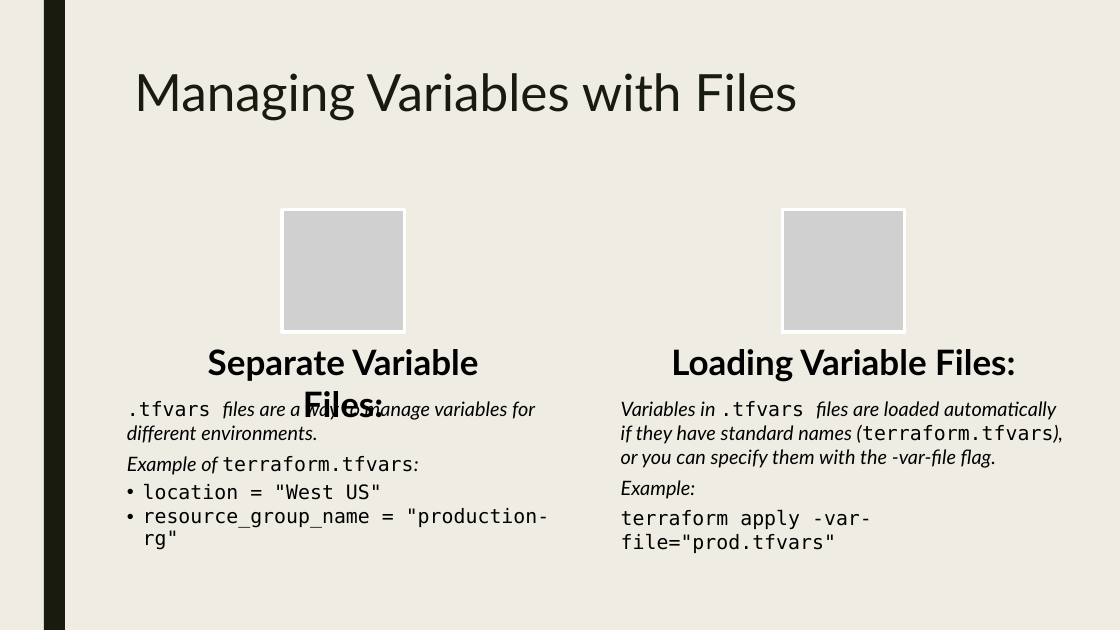
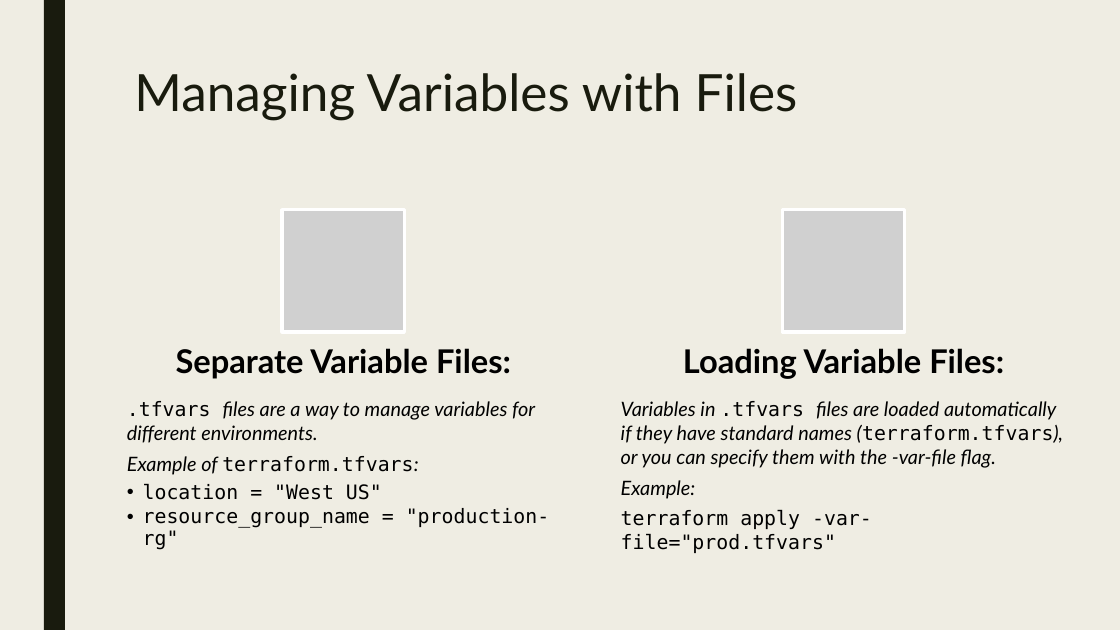
Before and after one commit to cwoodruff/terraform-workshop, a slide deck: slide 4 of slides/5-Variables and Outputs.pptx. Drawn at 1120x630 pixels with LibreOffice and Linux fonts; fonts in the diff are those of the drawing; grey boxes stand for pictures. Boxes give left, top, right and bottom in pixels: in the first picture for what was removed or moved away, otherwise in the second. Text is boxed around its words. In the diff, an @@ line names an element or a change of style, - is before the commit and + after.

```diff
--- a/slides/5-Variables and Outputs.pptx
+++ b/slides/5-Variables and Outputs.pptx
@@ text "Separate Variable Files:" at (x1=176, y1=348, x2=511, y2=379): size 30 to 28 pt @@
@@ text "Loading Variable Files:" at (x1=683, y1=348, x2=1004, y2=379): size 30 to 28 pt @@
```
Also in this commit, not shown: 1 other slide changed, 2 other files.
